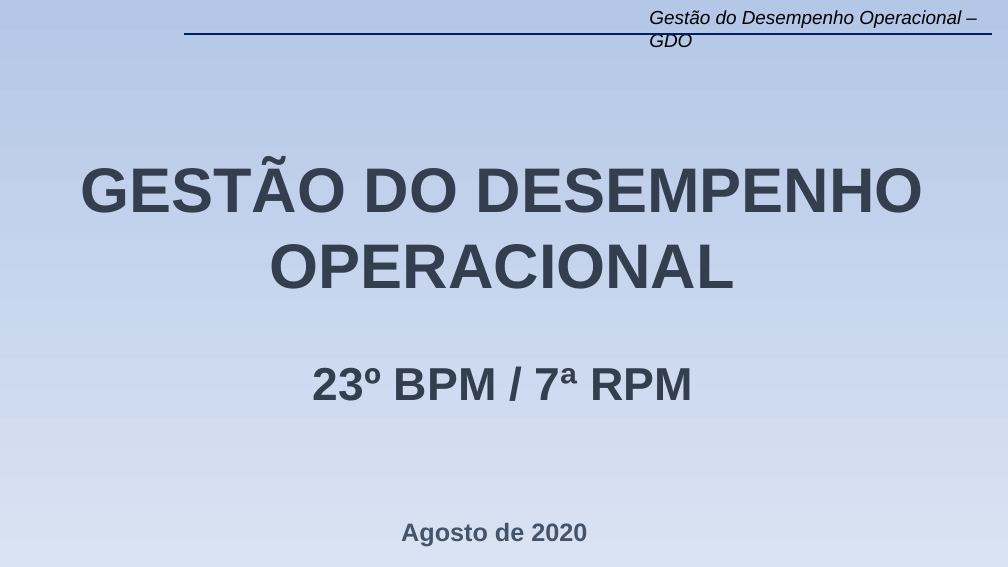
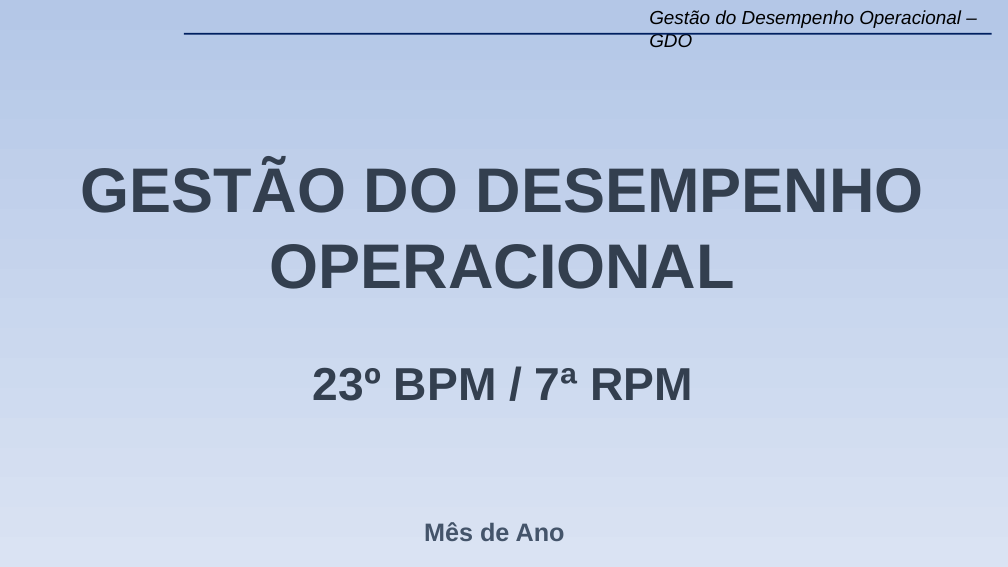
Before and after one commit to WENDEL4891/apresentacao_gdo, a slide deck: slide 1 of files/modelo_apresentacao/Modelo (Novo) GDO 23º BPM.pptx. Drawn at 1008x567 pixels with LibreOffice and Linux fonts; fonts in the diff are those of the drawing; background and template pictures are left out. Boxes give left, top, right and bottom in pixels: in the first picture for what was removed or moved away, otherwise in the second. Text is boxed around its words. In the diff, an @@ line names an element or a change of style, - is before the commit and + after.

```diff
--- a/files/modelo_apresentacao/Modelo (Novo) GDO 23º BPM.pptx
+++ b/files/modelo_apresentacao/Modelo (Novo) GDO 23º BPM.pptx
@@ text at bbox=[424, 522, 565, 541]: text changed @@
-Agosto de 2020
+Mês de Ano
```
Also in this commit, not shown: 30 other slides changed, 6 other files.
